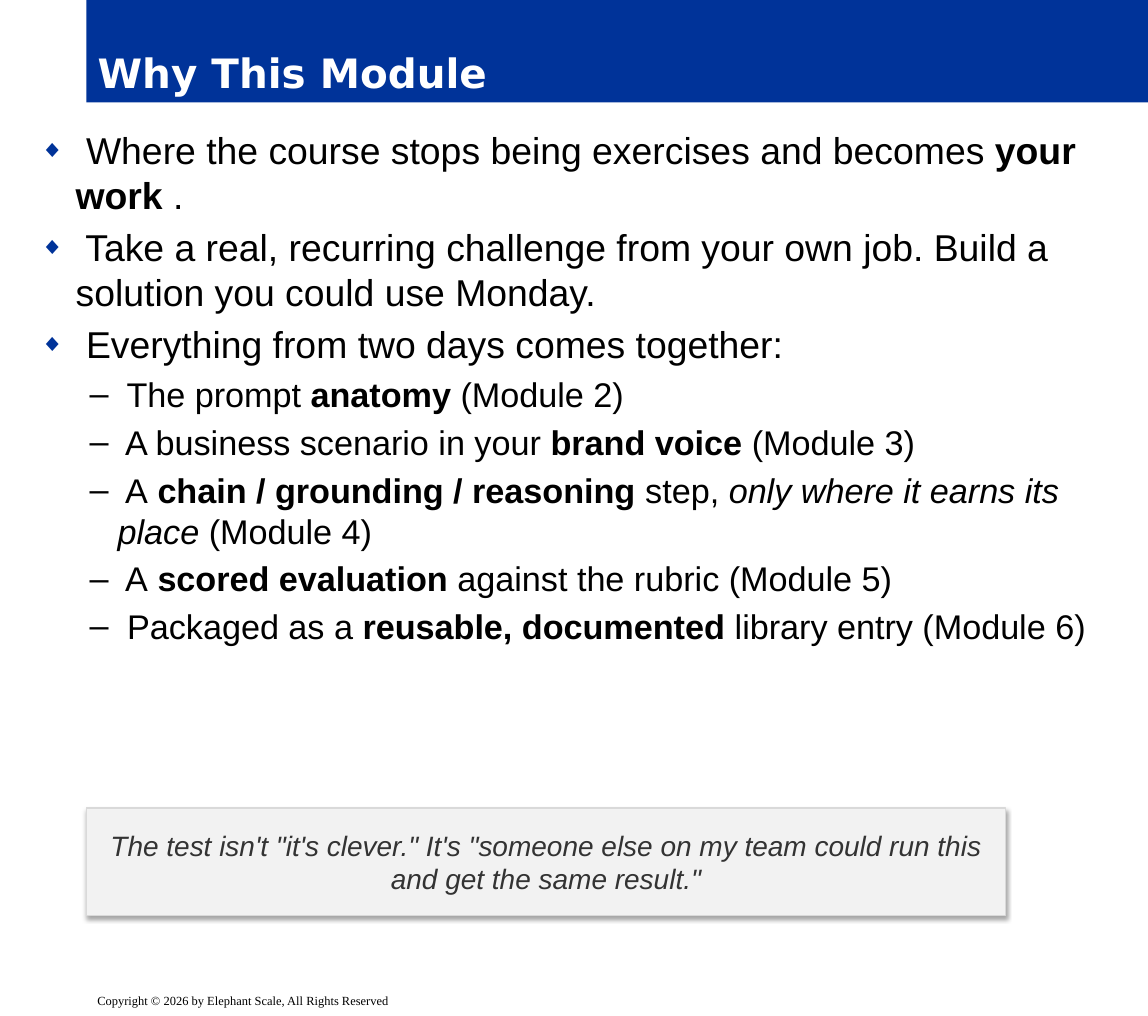
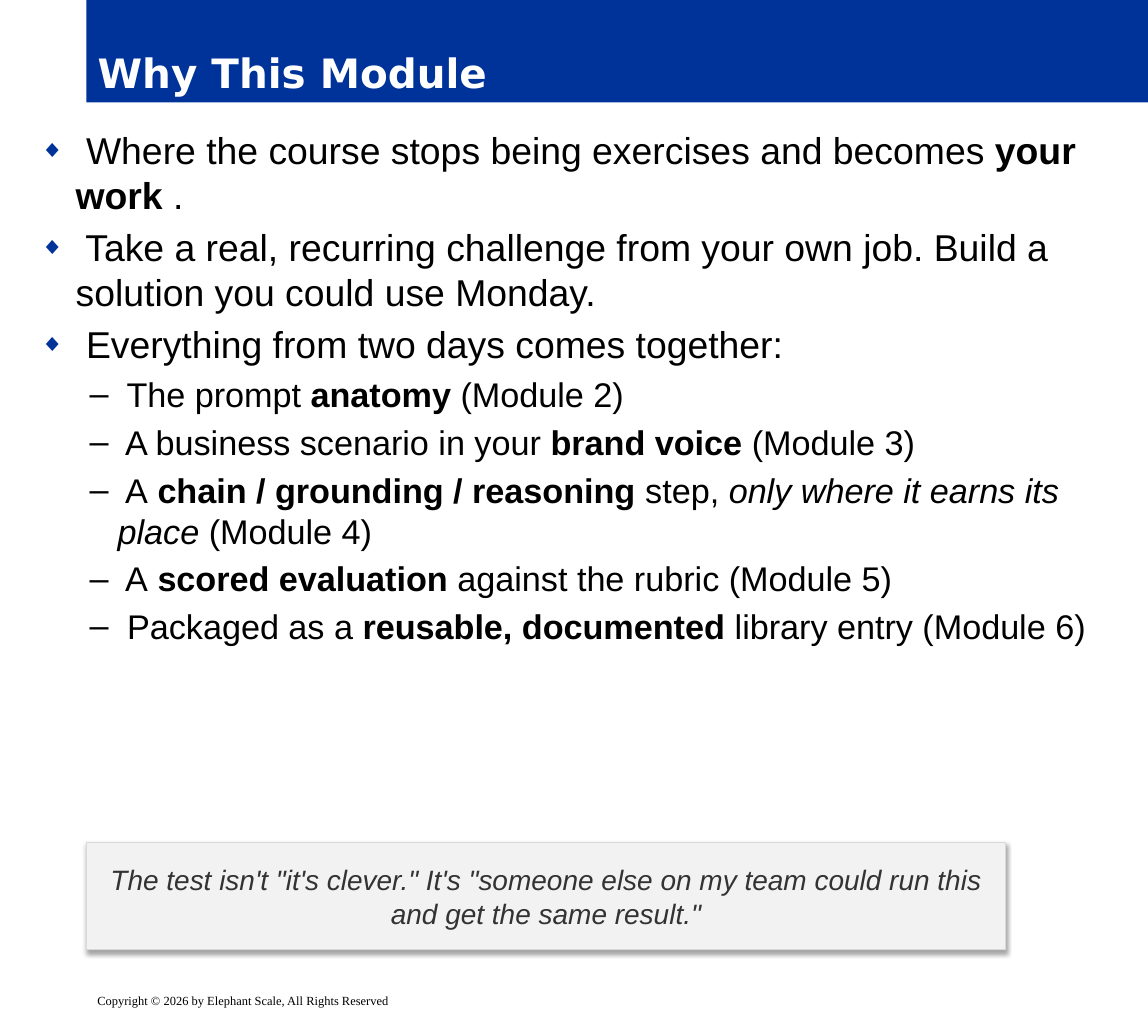
Before and after one commit to elephantscale/Prompt_Engineering_for_Business_Professionals, a slide deck: slide 2 of slides/release/07-capstone.pptx. Drawn at 1148x1016 pixels with LibreOffice and Linux fonts; fonts in the diff are those of the drawing; background and template pictures are left out. Boxes give left, top, right and bottom in pixels: in the first picture for what was removed or moved away, otherwise in the second. Text is boxed around its words. In the diff, an @@ line names an element or a change of style, - is before the commit and + after.

```diff
--- a/slides/release/07-capstone.pptx
+++ b/slides/release/07-capstone.pptx
@@ rectangle "The test isn't "it's clever." ...": place and size @@
-rectangle "The test isn't "it's clever." ..." at [86,809,1006,916]
+rectangle "The test isn't "it's clever." ..." at [86,843,1006,951]
```
Also in this commit, not shown: 8 other slides changed, 3 other files.
